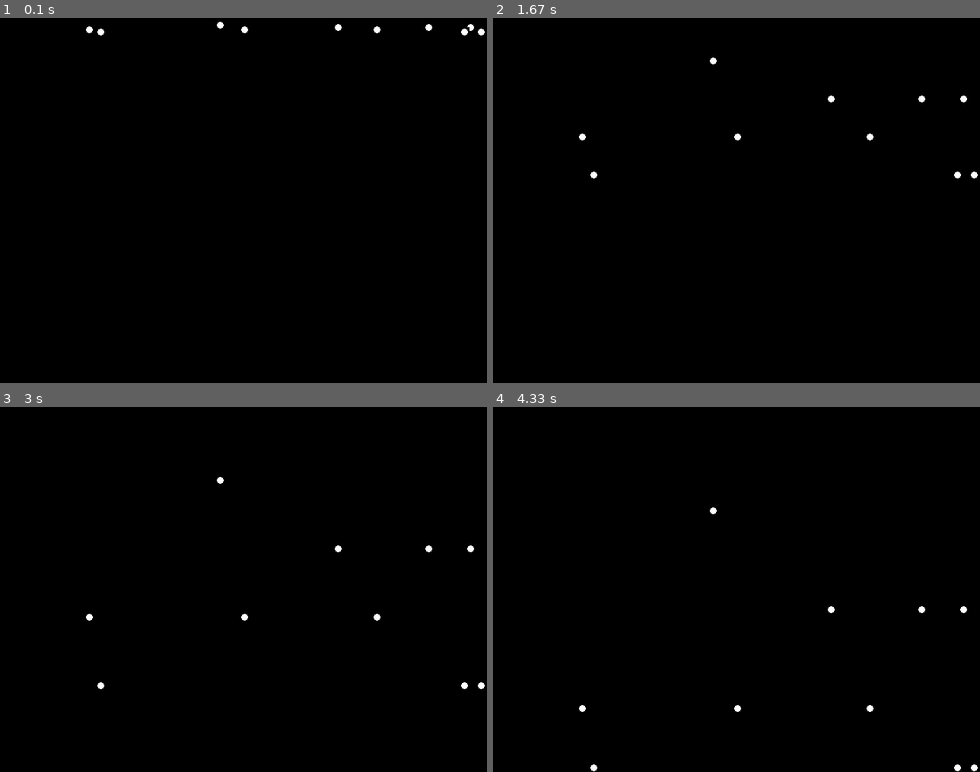
Above: before the commit, frames 1-4 (two rows, left to right).
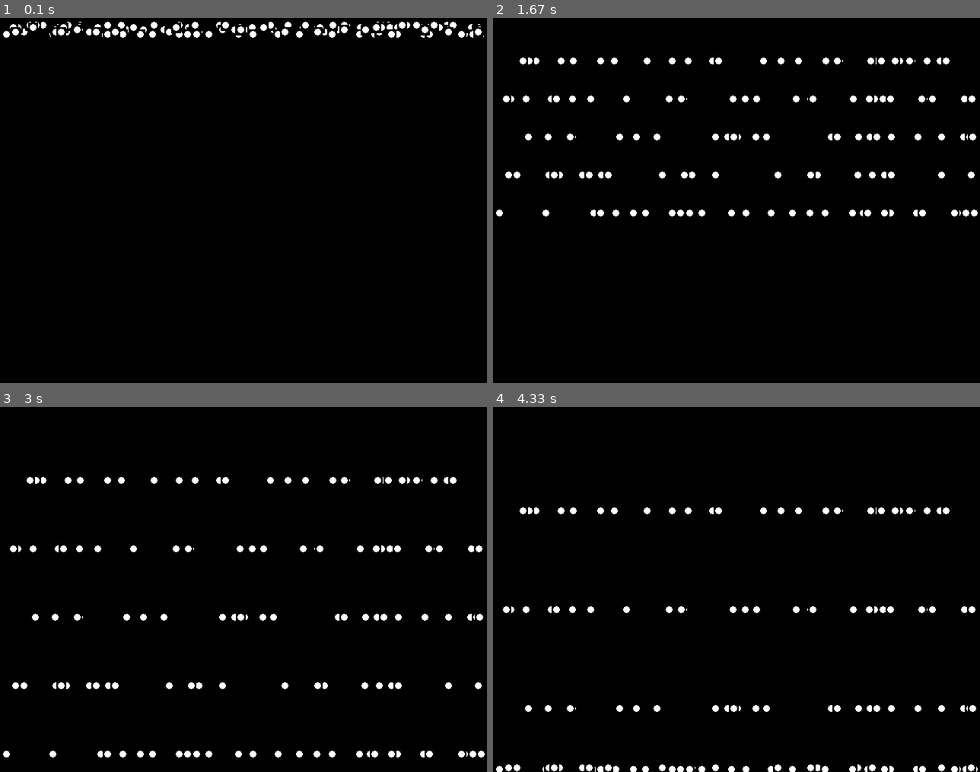
Above: after the commit, the same moments.

Repository: PaulAmbrose/TestPygameCode
Game: pygame game, started from snowWindow/files/main_many_flakes.py
The game is run twice, just before and just after one commit, with the same random seed, the same clock (stepped at 60 frames per second) and the same inputs.
Inputs:
- Up to frame 1 (0.1 s): no input
- Up to frame 2 (1.67 s): no input
- Up to frame 3 (3 s): no input
- Up to frame 4 (4.33 s): no input

The runs differ from the first frame. In frame 1, 1.4% of the frame differs, in the area x 0-100%, y 1-6%; in frame 2, 2.3%, in the area x 0-100%, y 10-55%; in frame 3, 2.3%; in frame 4, 2.0%.

Commit message:
end of day

Diff:
--- a/snowWindow/files/flakes.py
+++ b/snowWindow/files/flakes.py
@@ -29,21 +29,20 @@
 
         # Choose a random speed between -4 and 4, but not zero
         # in both the x and y directions
-        speedsList = [1, 2, 3, 4]
+        speedsList = [1, 2, 3, 4, 5]
 
         #self.xSpeed = random.choice(speedsList)
         self.xSpeed = 0
         self.ySpeed = random.choice(speedsList)
-        #self.ySpeed = 0
 
     def update(self):
         # Check for hitting a wall.  If so, change that direction.
 
-        # if (self.x < 0) or (self.x >= self.maxWidth):
-        #    self.xSpeed = -self.xSpeed
+          # if (self.x < 0) or (self.x >= self.maxWidth):
+          #    self.xSpeed = -self.xSpeed
 
-        # if (self.y < 0) or (self.y >= self.maxHeight):
-        #    self.ySpeed = -self.ySpeed
+          # if (self.y < 0) or (self.y >= self.maxHeight):
+          #    self.ySpeed = -self.ySpeed
         if self.y >= self.maxHeight:
             self.ySpeed = 0
 
--- a/snowWindow/files/main_many_flakes.py
+++ b/snowWindow/files/main_many_flakes.py
@@ -12,7 +12,7 @@
 WINDOW_WIDTH = 640
 WINDOW_HEIGHT = 480
 FRAMES_PER_SECOND = 30
-N_FLAKES = 10
+MAX_FLAKES = 150
 
 # 3 - Initialize the world
 pygame.init()
@@ -23,7 +23,8 @@
 
 # 5 - Initialize variables
 flakesList = []
-for oflakes in range(0, N_FLAKES):
+# for oflakes in range(0, MAX_FLAKES):
+while len(flakesList) < MAX_FLAKES:
     # Each time through the loop, create a flakes object
     oflakes = flakes(window, WINDOW_WIDTH, WINDOW_HEIGHT)
     flakesList.append(oflakes)  # append the new flakes to the list of flakess
